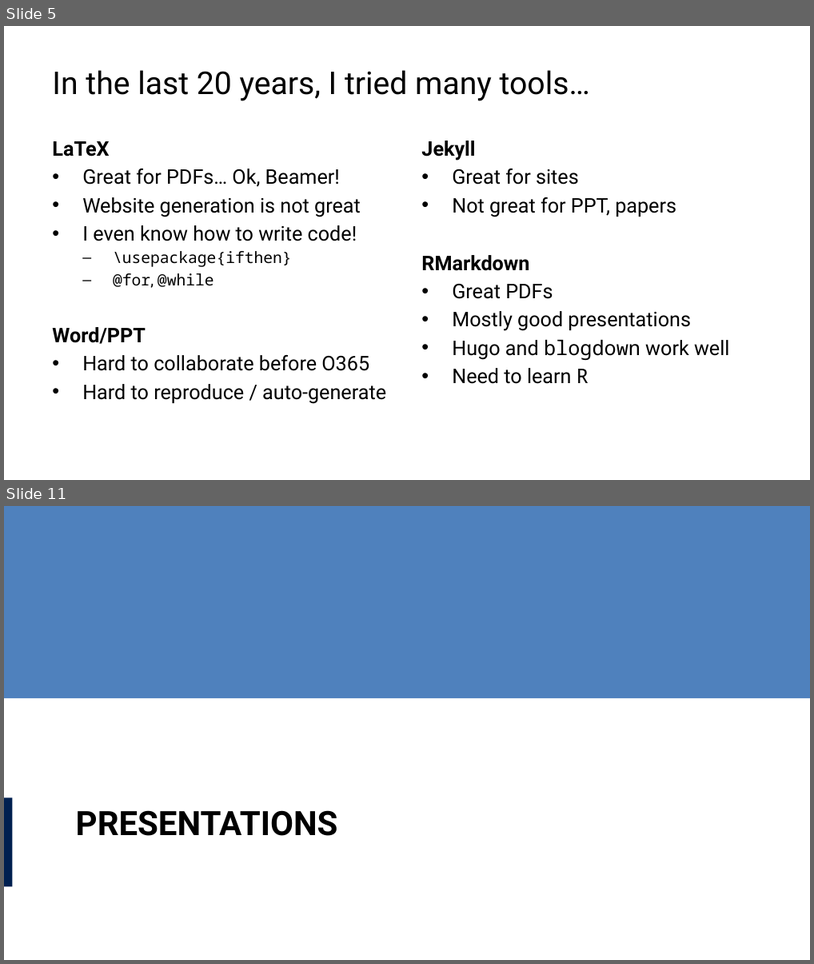
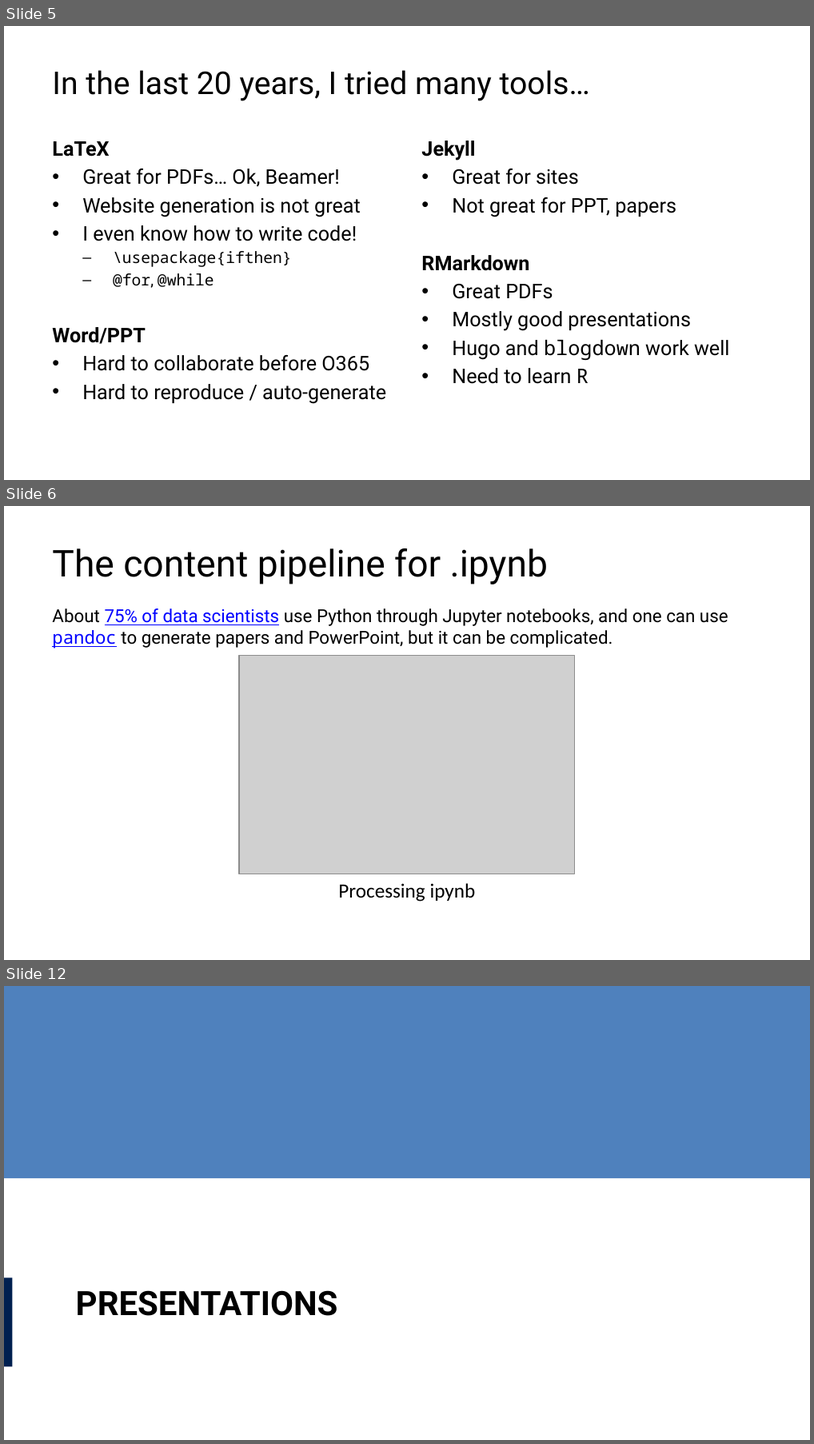
Before and after one commit to lucas-a-meyer/using-quarto, a slide deck: docs/using-quarto-ppt.pptx. Shown one above the other, each under a label of ours: slides 5 and 11 before the commit, slides 5, 6 and 12 after it; the slides between them are not shown. The pictures are 814x964 and 814x1444 pixels, drawn with LibreOffice and Linux fonts; fonts in the diff are those of the drawing; grey boxes stand for pictures. Boxes give left, top, right and bottom in pixels: in the first picture for what was removed or moved away, otherwise in the second. Text is boxed around its words. In the diff, an @@ line names an element or a change of style, - is before the commit and + after.

```diff
--- a/docs/using-quarto-ppt.pptx
+++ b/docs/using-quarto-ppt.pptx
@@ slide 6 added at [4, 506, 810, 960], background #FFFFFF @@
@@ title added at [52, 548, 548, 584], 33 pt, text #000000 @@
+The content pipeline for .ipynb
@@ text added at [52, 608, 729, 648], 16 pt, text #000000 @@
+About 75% of data scientists use Python through Jupyter notebooks, and one can use pandoc to generate papers and PowerPoint, but it can be complicated.
@@ picture added at [239, 655, 576, 874] @@
@@ text added at [338, 883, 476, 901], 18 pt, text #000000 @@
+Processing ipynb
@@ what was slide 11 is now slide 12 @@
```
Also in this commit, not shown: 3 slides changed, 8 other slides added, 4 slides removed, 14 other files.
